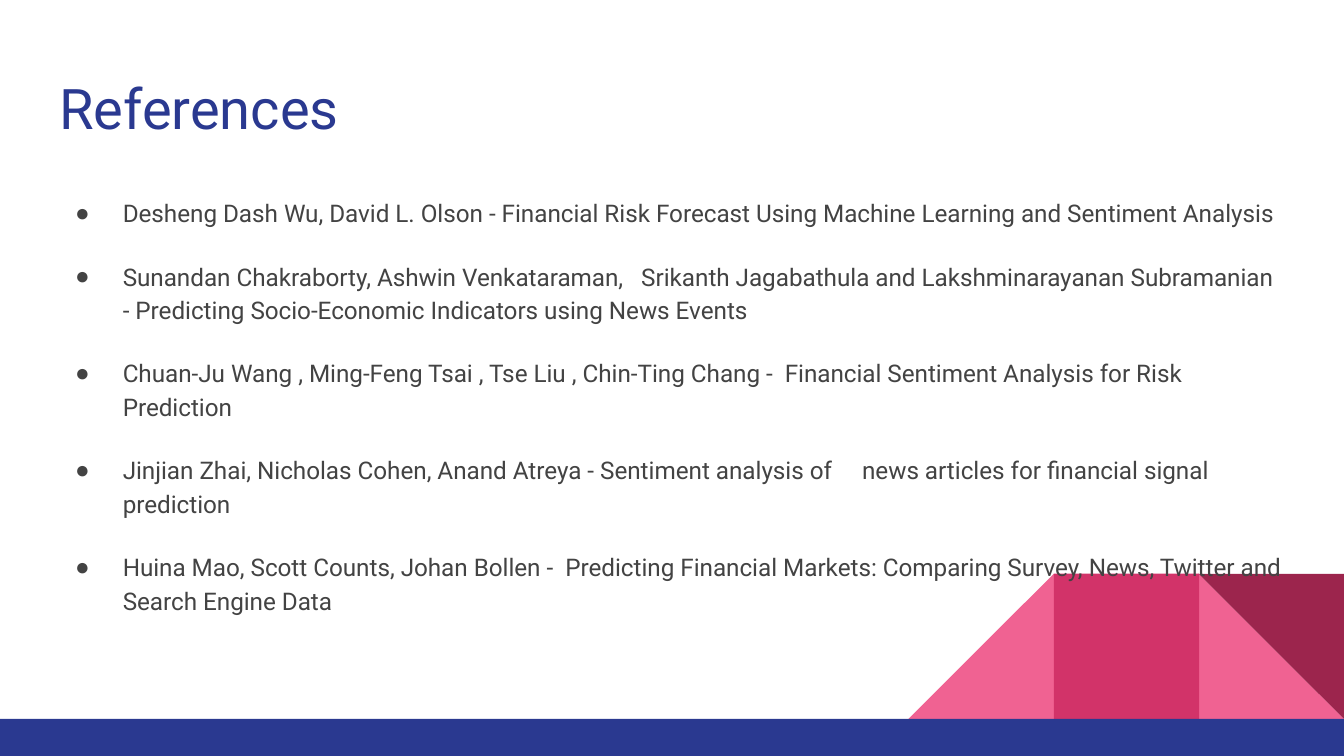
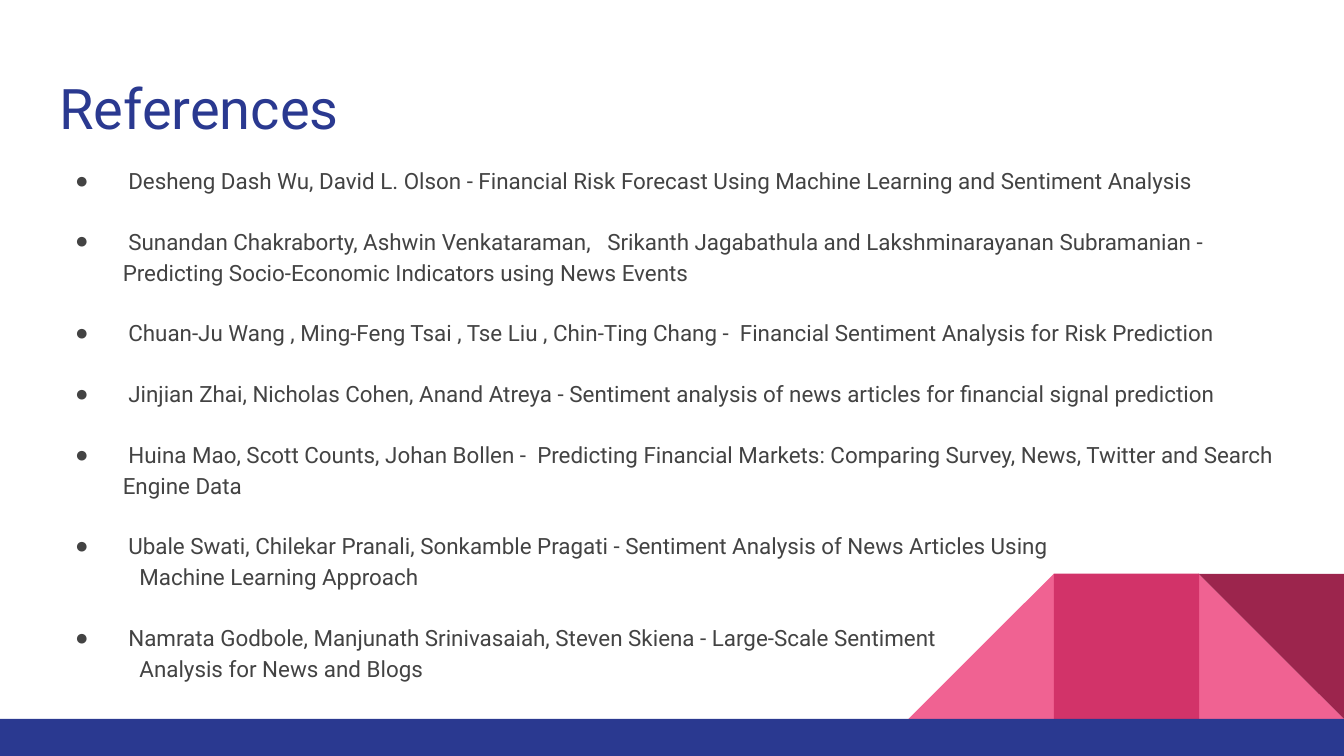
Before and after one commit to Anshul-Goyal/FY_Project, a slide deck: slide 19 of presentation/Final_Term.pptx. Drawn at 1344x756 pixels with LibreOffice and Linux fonts; fonts in the diff are those of the drawing. Boxes give left, top, right and bottom in pixels: in the first picture for what was removed or moved away, otherwise in the second. Text is boxed around its words. In the diff, an @@ line names an element or a change of style, - is before the commit and + after.

Commit message:
Two references added - PPT and Report

```diff
--- a/presentation/Final_Term.pptx
+++ b/presentation/Final_Term.pptx
@@ text "Desheng Dash Wu, David L. ...": place and size @@
-text "Desheng Dash Wu, David L. ..." at <box>123,203,1281,615</box>
+text "Desheng Dash Wu, David L. ..." at <box>123,172,1273,651</box>
@@ text at <box>123,172,1273,499</box>: size 13 to 12 pt in "Desheng Dash Wu, David L. Olson - ...", "Sunandan Chakraborty, Ashwin Venkataraman, Srikanth Jagabath ...", "Chuan-Ju Wang , Ming-Feng Tsai , Tse ...", "Jinjian Zhai, Nicholas Cohen, Anand Atreya - ..." and 1 more places @@
@@ text at <box>128,537,1047,651</box>: paragraphs added @@
+● Ubale Swati, Chilekar Pranali, Sonkamble Pragati - Sentiment Analysis of News Articles Using
+  Machine Learning Approach
+● Namrata Godbole, Manjunath Srinivasaiah, Steven Skiena - Large-Scale Sentiment
+  Analysis for News and Blogs
```
Also in this commit, not shown: 9 other files.
